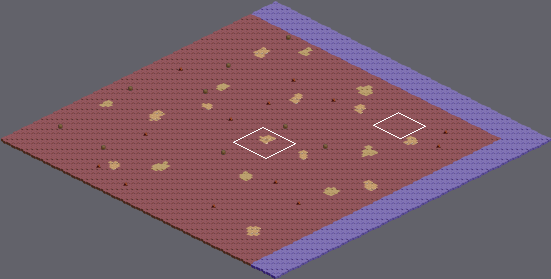
Level history. Tiled map: assets/client/maps/1/tilemap/tilemap.tmx. Above, an overview of the earlier version with the close-up marked.
Close-up. The starting point:
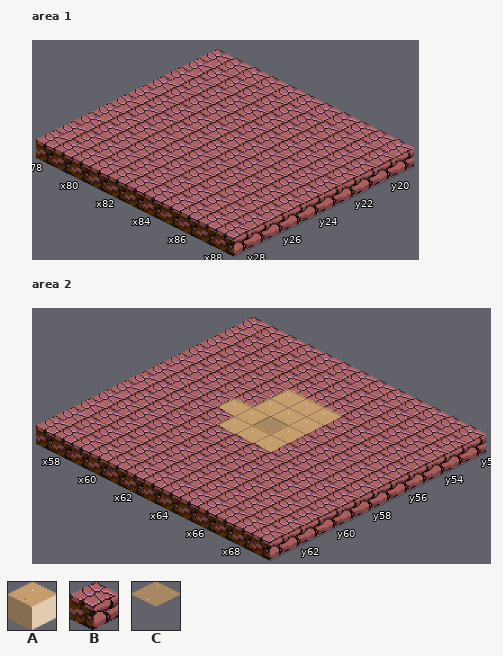
Cells are 64x32 px. Isometric: x runs down to the right, y down to the left. Shown: area 1 x 78..88, y 19..28; area 2 x 57..69, y 52..63. The commit also changed other parts of the map, which this record leaves out.
Key: from "tileset": A 84, B 294, C 318.
_ is an empty cell.
Layers that did not change in this view are not listed.
Layer "third" before, area 1, first column x 78:
19 BBBBBBBBBBB
20 BBBBBBBBBBB
21 BBBBBBBBBBB
22 BBBBBBBBBBB
23 BBBBBBBBBBB
24 BBBBBBBBBBB
25 BBBBBBBBBBB
26 BBBBBBBBBBB
27 BBBBBBBBBBB
28 BBBBBBBBBBB
Layer "third" before, area 2, first column x 57:
52 BBBBBBBBBBBBB
53 BBBBBBBBBBBBB
54 BBBBBBBBBBBBB
55 BBBBBAAABBBBB
56 BBBBBAAABBBBB
57 BBBBAACABBBBB
58 BBBBBAAABBBBB
59 BBBBBBBBBBBBB
60 BBBBBBBBBBBBB
61 BBBBBBBBBBBBB
62 BBBBBBBBBBBBB
63 BBBBBBBBBBBBB
After:
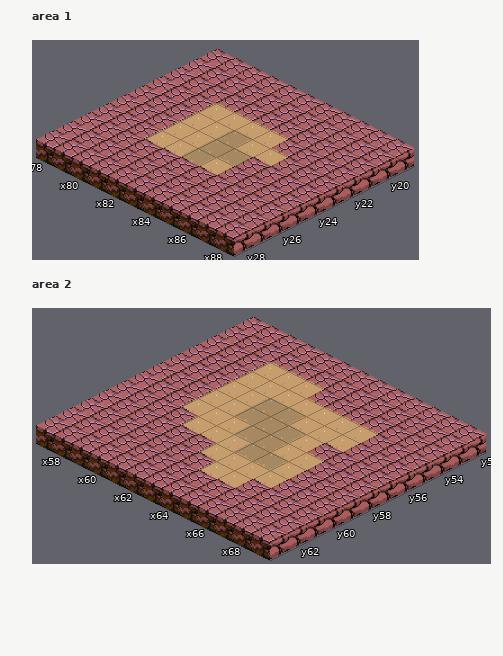
Change:
Layer "third", area 1:
The author changed tile B to tile A in row 22 at x 81 to 84; in row 23 at x 81 to 82 and 84 to 85; in row 24 at x 81 to 82; in row 25 at x 81 to 82 and 84.
The author changed tile B to tile C in row 23 at x 83; in row 24 at x 83 to 84; in row 25 at x 83.
Layer "third", area 2:
The author changed tile B to tile A in row 54 at x 60 to 62; in rows 55 to 56 at x 60 to 61 and 65 to 66; in row 57 at x 60 and 65; in row 58 at x 60 to 61 and 65 to 66; in row 59 at x 61 to 63 and 66; in row 60 at x 63 to 66.
The author changed tile B to tile A in row 61 at x 64 to 65.
The author changed tile A to tile C in row 56 at x 62 to 63; in row 57 at x 62 and 64; in row 58 at x 63 to 64.
The author changed tile B to tile C in row 59 at x 64 to 65.
Boxes around the changes in both close-ups, in picture pixels (x1, y1, x2, y2):
changed: (145, 103, 288, 175)
changed: (181, 362, 378, 488)
